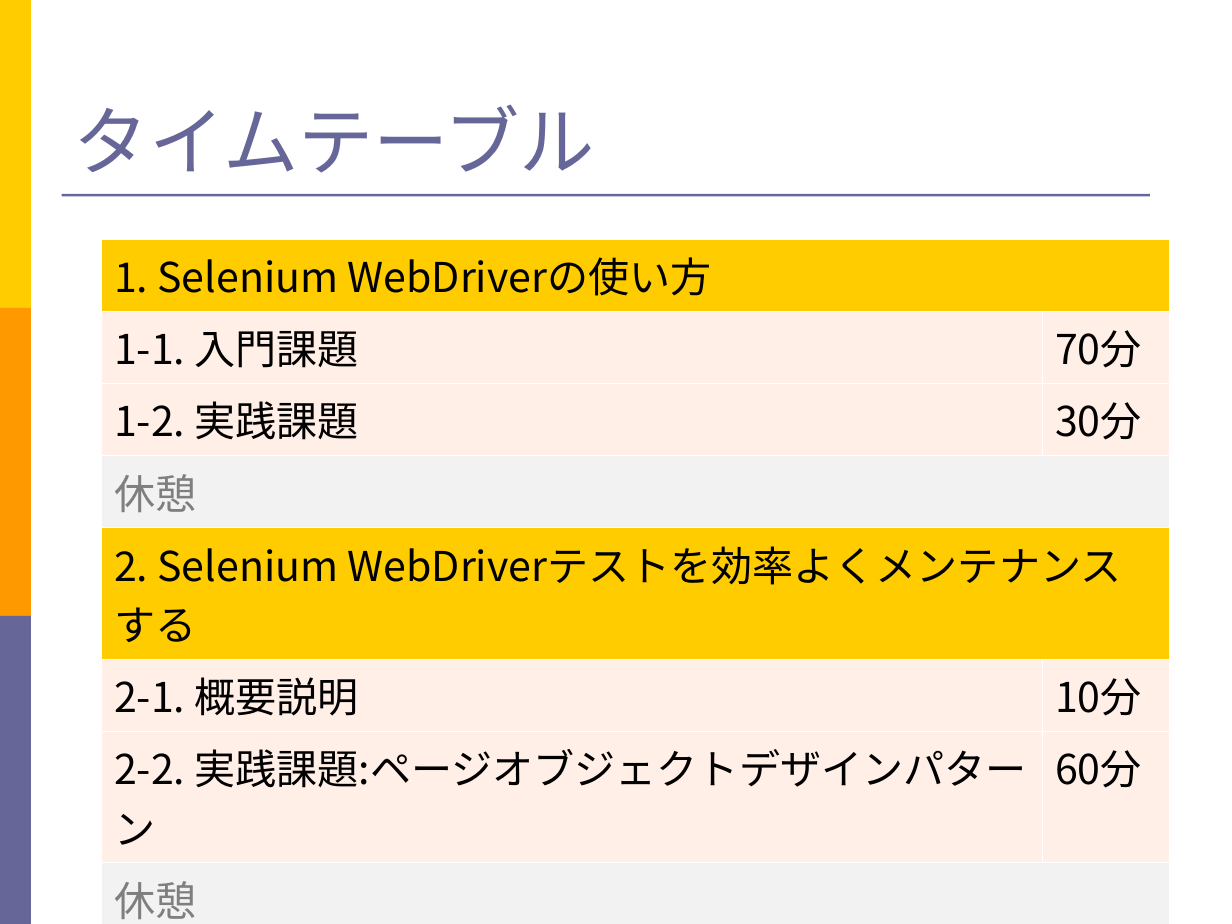
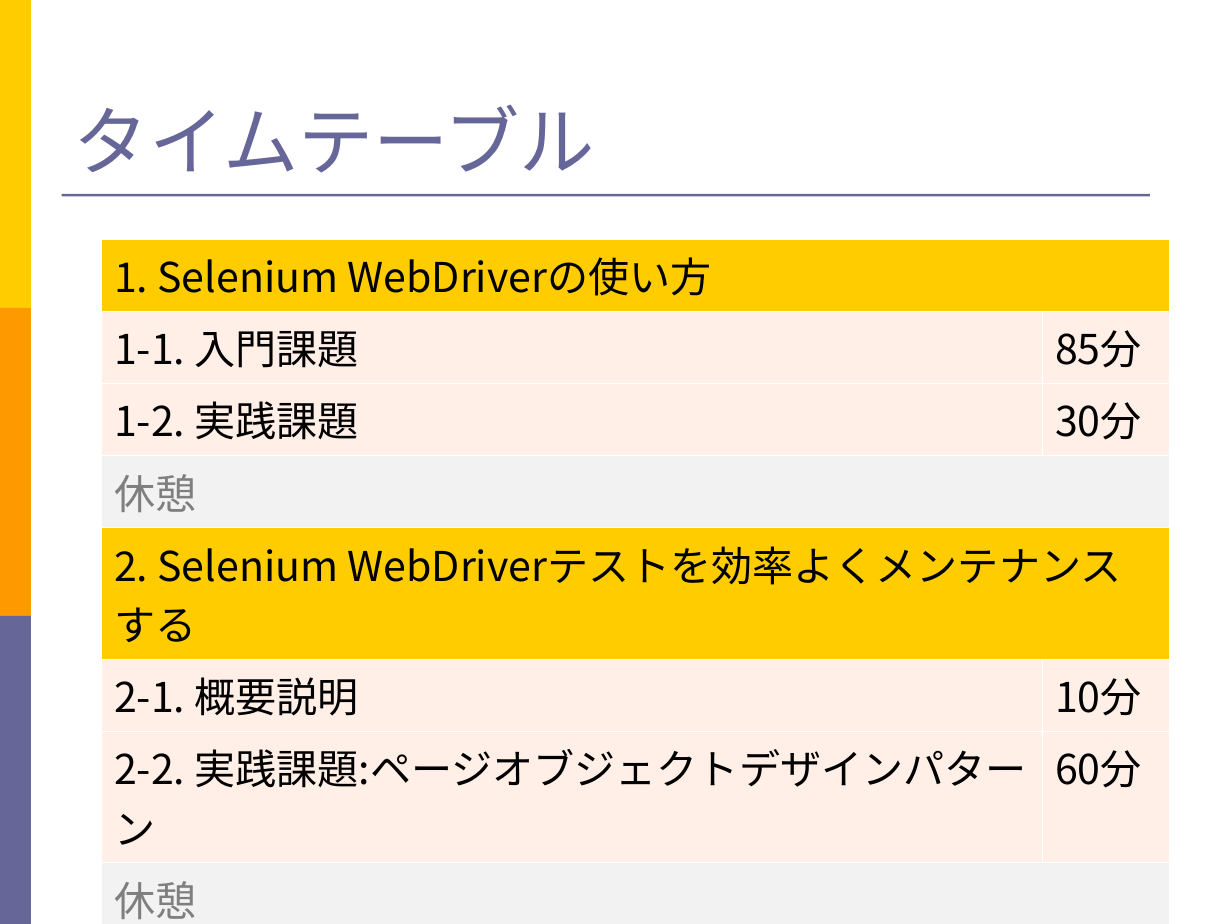
Before and after one commit to takuY-U2/STARHotel, a slide deck: slide 7 of docs/Slide.ppt. Drawn at 1232x924 pixels with LibreOffice and Linux fonts; fonts in the diff are those of the drawing. Boxes give left, top, right and bottom in pixels: in the first picture for what was removed or moved away, otherwise in the second. Text is boxed around its words. In the diff, an @@ line names an element or a change of style, - is before the commit and + after.

```diff
--- a/docs/Slide.ppt
+++ b/docs/Slide.ppt
@@ table at bbox=[102, 239, 1169, 923] @@
-row 2, column 2: 70分
+row 2, column 2: 85分
```
Also in this commit, not shown: 3 other slides changed, 3 slides added, 5 other files.
